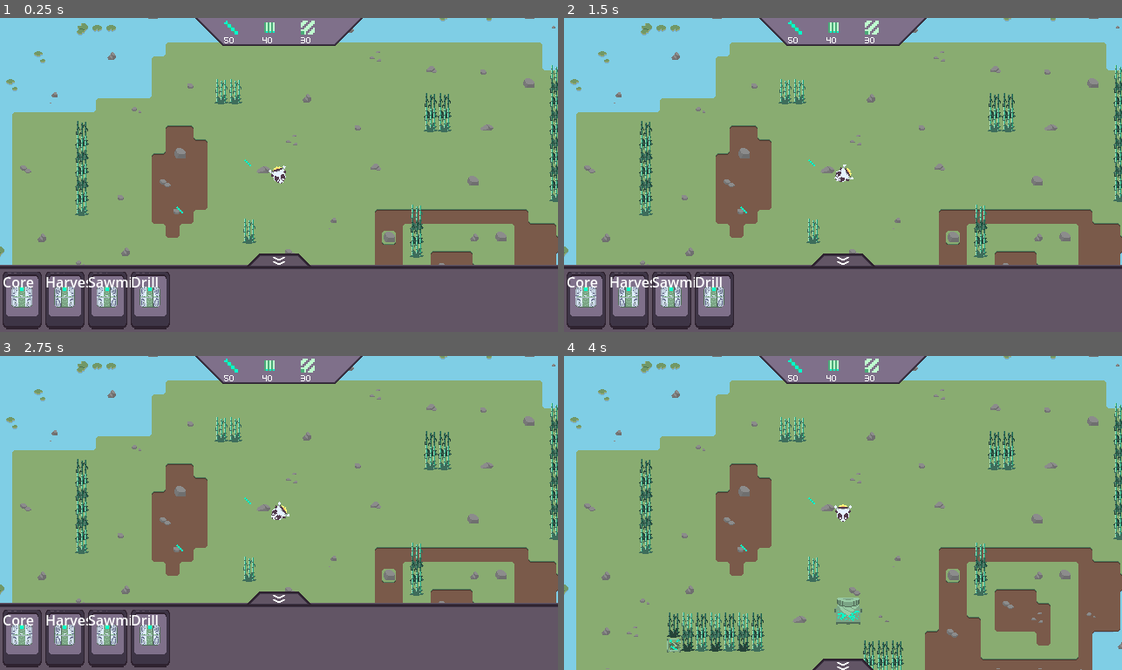
Above: before the commit, frames 1-4 (two rows, left to right).
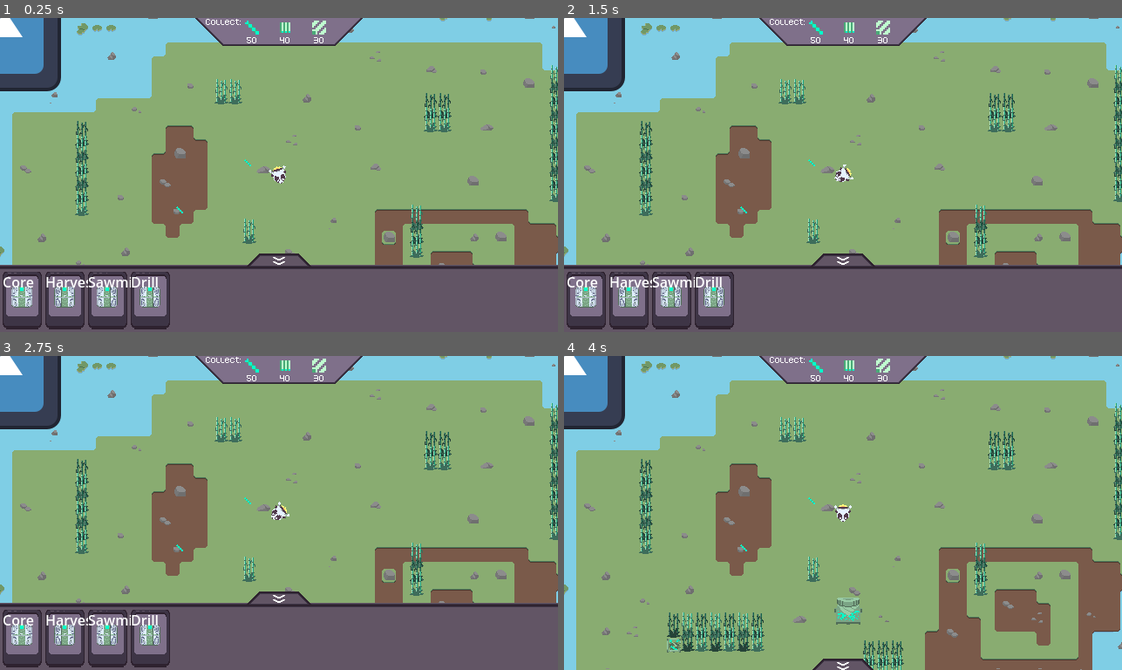
Above: after the commit, the same moments.

Repository: Hyper-Burner/GMTK-Game-Jam-2024
Game: Godot game, scene res://main.tscn
The game is run twice, just before and just after one commit, with the same random seed, the same clock (stepped at 60 frames per second) and the same inputs. The engine's default icon, where the game draws it, is replaced by a stand-in: a white triangle on a blue panel in a dark square.
Inputs (mouse positions are in pixels of both pictures, inside the frame that each line leads up to):
- Up to frame 1 (0.25 s): no input
- Up to frame 2 (1.5 s): click "Core" at 0.5 s; click "Harvester" at 1.25 s
- Up to frame 3 (2.75 s): click "Sawmill" at 2 s
- Up to frame 4 (4 s): click "Drill" at 2.75 s; click (843, 597) at 3.5 s

The runs differ from the first frame. In frame 1, 3.0% of the frame differs, in the area x 0-59%, y 0-24%; in frame 2, 3.0%; in frame 3, 3.0%; in frame 4, 3.0%.

Commit message:
core

Diff:
--- a/GUI/hotbar.gd
+++ b/GUI/hotbar.gd
@@ -11,7 +11,6 @@
 		var instance = hotbar_button.instantiate()
 		instance.set_machine_id(x)
 		$HBoxContainer.add_child(instance)
-	print(objectives[Global.planet_level])
 	for i in range(0, len(objectives[Global.planet_level])):
 		var objective_instance = objective_item.instantiate()
 		objective_instance.set_properties(objectives[Global.planet_level][i].id,objectives[Global.planet_level][i].amount)
--- a/GUI/hud.tscn
+++ b/GUI/hud.tscn
@@ -1,7 +1,8 @@
-[gd_scene load_steps=6 format=3 uid="uid://pm13kkyu1qas"]
+[gd_scene load_steps=7 format=3 uid="uid://pm13kkyu1qas"]
 
 [ext_resource type="Script" path="res://GUI/hotbar.gd" id="1_ai6h6"]
 [ext_resource type="Texture2D" uid="uid://dmqglpwabdlvt" path="res://GUI/gui.png" id="2_3t7wn"]
+[ext_resource type="FontFile" uid="uid://di3holtqvj3bm" path="res://Fonts/Kenney Pixel.ttf" id="3_rc25m"]
 
 [sub_resource type="AtlasTexture" id="AtlasTexture_cxt7b"]
 atlas = ExtResource("2_3t7wn")
@@ -68,9 +69,19 @@
 
 [node name="ObjectivesList" type="HBoxContainer" parent="Objective"]
 layout_mode = 0
-offset_left = -63.0
+offset_left = -39.0
 offset_top = -177.0
-offset_right = 65.0
+offset_right = 73.0
 offset_bottom = -151.0
 
+[node name="Label" type="Label" parent="Objective"]
+layout_mode = 0
+offset_left = -84.0
+offset_top = -182.0
+offset_right = -47.0
+offset_bottom = -159.0
+theme_override_fonts/font = ExtResource("3_rc25m")
+theme_override_font_sizes/font_size = 16
+text = "Collect:"
+
 [connection signal="pressed" from="Hotbar/TextureButton" to="Hotbar" method="_on_texture_button_pressed"]
--- a/GUI/objective_item.tscn
+++ b/GUI/objective_item.tscn
@@ -27,6 +27,7 @@
 [node name="Quantity" type="Label" parent="."]
 layout_mode = 0
 offset_top = 16.0
-offset_right = 22.0
+offset_right = 16.0
 offset_bottom = 30.0
 theme_override_fonts/font = ExtResource("3_cytii")
+horizontal_alignment = 1
--- a/Machines/core.gd
+++ b/Machines/core.gd
@@ -1,11 +1,23 @@
 extends Area2D
 
+var objectives = JSON.parse_string(FileAccess.get_file_as_string("res://TextFile/objectives.json"))
 
+@onready var storage = $StorageComponent
 # Called when the node enters the scene tree for the first time.
 func _ready() -> void:
+	storage.add_item(0)
+	storage.add_item(1)
+	print(storage.items)
+	print(objectives[Global.planet_level])
 	pass # Replace with function body.
-
 
 # Called every frame. 'delta' is the elapsed time since the previous frame.
 func _process(delta: float) -> void:
-	pass
+	check_objectives()
+
+func check_objectives():
+	for key in storage.items:
+		var value = storage.items[key]
+		if value < objectives[Global.planet_level][key].amount:
+			return false
+		pass
--- a/Machines/core.tscn
+++ b/Machines/core.tscn
@@ -1,11 +1,12 @@
-[gd_scene load_steps=5 format=3 uid="uid://07fnnrhc1lrk"]
+[gd_scene load_steps=6 format=3 uid="uid://07fnnrhc1lrk"]
 
 [ext_resource type="Script" path="res://Machines/core.gd" id="1_ih68l"]
 [ext_resource type="Texture2D" uid="uid://3whwn5s7wtck" path="res://icon.svg" id="1_tnr4x"]
 [ext_resource type="PackedScene" uid="uid://b5slr3nbkmmpb" path="res://Components/storage_component.tscn" id="2_bv250"]
+[ext_resource type="PackedScene" uid="uid://dnuc1j857gjl" path="res://Components/input_component.tscn" id="3_8mdw4"]
 
 [sub_resource type="RectangleShape2D" id="RectangleShape2D_7s2ac"]
-size = Vector2(10, 10)
+size = Vector2(129, 128)
 
 [node name="Core" type="Area2D"]
 script = ExtResource("1_ih68l")
@@ -14,9 +15,14 @@
 texture = ExtResource("1_tnr4x")
 
 [node name="CollisionShape2D" type="CollisionShape2D" parent="."]
+position = Vector2(-0.5, 0)
 shape = SubResource("RectangleShape2D_7s2ac")
 
 [node name="Marker2D" type="Marker2D" parent="."]
-position = Vector2(0, -10)
+
+[node name="InputComponent" parent="." node_paths=PackedStringArray("storage_component") instance=ExtResource("3_8mdw4")]
+storage_component = NodePath("../StorageComponent")
 
 [node name="StorageComponent" parent="." instance=ExtResource("2_bv250")]
+storage_size = 10
+stack_size = 100
--- a/TextFile/items.json
+++ b/TextFile/items.json
@@ -3,7 +3,7 @@
 		{
 			"id": 0,
 			"name": "Green_Bamboo",
-			"description": "Fast-growing and resilient, Green Bamboo is and excellent choice as manufacturing material"
+			"description": "Fast-growing and resilient, Green Bamboo is an excellent choice as manufacturing material"
 		},
 		{
 			"id": 1,
@@ -28,7 +28,7 @@
 		{
 			"id": 5,
 			"name": "Metal_Sheets",
-			"description": ""
+			"description": "Metal bamboo stamped into versatile sheets"
 		},
 		{
 			"id": 6,
@@ -43,12 +43,12 @@
 		{
 			"id": 8,
 			"name": "Spokes",
-			"description": ""
+			"description": "Its a stick"
 		},
 		{
 			"id": 9,
 			"name": "Wires",
-			"description": ""
+			"description": "Drawn wire used to carry an electrical current"
 		},
 		{
 			"id": 10,
--- a/global.gd
+++ b/global.gd
@@ -23,12 +23,12 @@
 		if inventory[i] != null and inventory[i]["name"] == item["name"]:
 			inventory[i]["quantity"] += item["quantity"]
 			inventory_updated.emit()
-			print("Item added", inventory)
+			#print("Item added", inventory)
 			return true
 		elif inventory[i] == null:
 			inventory[i] = item
 			inventory_updated.emit()
-			print("Item added", inventory)
+			#print("Item added", inventory)
 			return true
 		return false
 
--- a/inventory_ui.gd
+++ b/inventory_ui.gd
@@ -1,14 +1,16 @@
 extends Control
 
 @onready var grid_container = $GridContainer
-@onready var item_name = $ItemName
-@onready var item_desc = $ItemDescription
+@onready var item_name = $TextureRect/ItemName
+@onready var item_desc = $TextureRect/ItemDescription
+
 
 # Called when the node enters the scene tree for the first time.
 func _ready() -> void:
 	Global.inventory_updated.connect(_on_inventory_updated)
 	Global.show_details.connect(_on_show_details)
 	_on_inventory_updated()
+	$TextureRect.visible = false
 
 # Called every frame. 'delta' is the elapsed time since the previous frame.
 func _process(delta: float) -> void:
@@ -33,3 +35,7 @@
 func _on_show_details(name, desc):
 	item_name.text = name
 	item_desc.text = desc
+	if name == "":
+		$TextureRect.visible = false
+	else:
+		$TextureRect.visible = true
--- a/inventory_ui.tscn
+++ b/inventory_ui.tscn
@@ -39,20 +39,32 @@
 theme_override_constants/v_separation = 14
 columns = 5
 
-[node name="ItemName" type="Label" parent="."]
-layout_mode = 0
-offset_left = 485.0
-offset_top = 38.0
-offset_right = 635.0
-offset_bottom = 96.0
+[node name="TextureRect" type="ColorRect" parent="."]
+layout_mode = 2
+offset_left = 490.0
+offset_top = 32.0
+offset_right = 633.0
+offset_bottom = 303.0
+color = Color(0.501961, 0.709804, 0.847059, 0.72549)
+
+[node name="ItemName" type="Label" parent="TextureRect"]
+layout_mode = 2
+offset_left = 5.0
+offset_top = 2.0
+offset_right = 137.0
+offset_bottom = 52.0
+grow_horizontal = 2
+size_flags_horizontal = 0
 theme_override_fonts/font = ExtResource("3_ttpwv")
+theme_override_font_sizes/font_size = 14
 
-[node name="ItemDescription" type="Label" parent="."]
-layout_mode = 0
-offset_left = 485.0
-offset_top = 105.0
-offset_right = 634.0
-offset_bottom = 301.0
+[node name="ItemDescription" type="Label" parent="TextureRect"]
+layout_mode = 2
+offset_left = 9.0
+offset_top = 42.0
+offset_right = 135.0
+offset_bottom = 270.0
+grow_horizontal = 2
 theme_override_fonts/font = ExtResource("4_ww773")
 theme_override_font_sizes/font_size = 24
-autowrap_mode = 2
+autowrap_mode = 3
--- a/machines.json
+++ b/machines.json
@@ -1,230 +1,230 @@
 {
-    "machines":[
-        {
-            "id": 0,
-            "name": "Core"
-        },
-        {
-            "id": 1,
-            "name": "Harvester",
-            "cost": [
-                {"type": "Green Bamboo", "amount": 30}
-            ],
-            "action_delay": 10,
-            "input": null,
-            "output": {"type": "Green Bamboo", "amount": 1},
-            "size_x": 1,
-            "size_y": 1
-        },
-        {
-            "id": 2,
-            "name": "Sawmill",
-            "cost": [
-                {"type": "Green Bamboo", "amount": 10}
-            ],
-            "action_delay": 10,
-            "input": [
-                {"type":"Green Bamboo", "amount": 1}
-            ],
-            "output": {"type" : "Bamboo Planks", "amount" : 1},
-            "size_x": 2,
-            "size_y": 1
-        },
-        {
-            "id": 3,
-            "name": "Drill",
-            "cost": [
-                {"type": "Green Bamboo", "amount": 10},
-                {"type": "Bamboo Planks","amount": 5}
-            ],
-
-            "action_delay": 10,
-            "input": [
-                {"type":"Green Bamboo", "amount": 1}
-            ],
-            "output": {"type" : "Bamboo Pipes", "amount" : 1},
-            "size_x": 2,
-            "size_y": 2
-        },
-        {
-            "id": 4,
-            "name": "Conveyor Belt",
-            "cost": [
-                {"type": "Green Bamboo", "amount": 10},
-                {"type": "Bamboo Planks","amount": 5}
-            ],
-            "action_delay": 10,
-            "input": null,
-            "output": null,
-            "size_x": 1,
-            "size_y": 1
-        },
-        {
-            "id": 5,
-            "name": "Hydraulic Press",
-            "cost": [
-                {"type": "Green Bamboo", "amount": 100},
-                {"type": "Metal Bamboo","amount": 30}
-            ],
-            "action_delay": 10,
-            "input": [
-                {"type": "Metal Bamboo", "amount": "1"}
-            ],
-            "output": {"type": "Bamboo Sheets", "amount":1},
-            "size_x": 2,
-            "size_y": 2
-        },
-        {
-            "id": 6,
-            "name": "Smelter",
-            "cost": [
-                {"type": "Bamboo Sheets", "amount": 20},
-                {"type": "Metal Bamboo","amount": 50}
-            ],
-            "action_delay": 10,
-            "input": [
-                {"type": "Metal Bamboo", "amount": "1"}
-            ],
-            "output": {"type": "Bamboo Rods", "amount":1},
-            "size_x": 2,
-            "size_y": 2
-        },
-        {
-            "id": 7,
-            "name": "Boiler",
-            "cost": [
-                {"type": "Bamboo Sheets", "amount": 5},
-                {"type": "Metal Bamboo","amount": 50},
-                {"type": "Bamboo Rods","amount": 10}
-            ],
-            "action_delay": 10,
-            "input": [
-                {"type": "Sticky Bamboo", "amount": "1"}
-            ],
-            "output": {"type": "Glue", "amount":1},
-            "size_x": 3,
-            "size_y": 2
-        },
-        {
-            "id": 8,
-            "name": "Forge",
-            "cost": [
-                {"type": "Metal Sheets", "amount": 20},
-                {"type": "Metal Bamboo","amount": 75},
-                {"type": "Bamboo Rods","amount": 20}
-            ],
-            "action_delay": 10,
-            "input": [
-                {"type": "Bamboo Rods", "amount": 10},
-                {"type": "Metal Sheets", "amount": 10},
-                {"type": "Glue", "amount": 20}
-            ],
-            "output": {"type": "Spacecraft Hull", "amount":1},
-            "size_x": 4,
-            "size_y": 4
-        },
-        {
-            "id": 9,
-            "name": "Spoke Machine",
-            "cost": [
-                {"type": "Bamboo Planks", "amount": 50},
-                {"type": "Metal Bamboo","amount": 50},
-                {"type": "Bamboo Rods","amount": 20},
-                {"type": "Bamboo Sheets","amount": 20}
-            ],
-            "action_delay": 10,
-            "input": [
-                {"type": "Bamboo Planks", "amount": 5}
-
-            ],
-            "output": {"type": "Spokes", "amount": 2},
-            "size_x": 1,
-            "size_y": 1
-        },
-        {
-            "id": 10,
-            "name": "Rolling Machine",
-            "cost": [
-                {"type": "Bamboo Planks", "amount": 100},
-                {"type": "Metal Bamboo","amount": 10},
-                {"type": "Bamboo Sheets","amount": 10}
-            ],
-            "action_delay": 10,
-            "input": [
-                {"type": "Bamboo Rods", "amount": 5}
-
-            ],
-            "output": {"type": "Screws", "amount": 10},
-            "size_x": 2,
-            "size_y": 1
-        },
-        {
-            "id": 11,
-            "name": "Electronics Fabricator",
-            "cost": [
-                {"type": "Bamboo Planks", "amount": 100},
-                {"type": "Metal Bamboo","amount": 10},
-                {"type": "Bamboo Sheets","amount": 10}
-            ],
-            "action_delay": 10,
-            "input": [
-                {"type": "Glue", "amount": 5},
-                {"type": "Bamboo Planks", "amount": 5},
-                {"type": "Wire", "amount": 5}
-
-            ],
-            "output": {"type": "Printed Circuit Board", "amount": 1},
-            "size_x": 3,
-            "size_y": 3
-        },
-        {
-            "id": 12,
-            "name": "Wiremill",
-            "cost": [
-                {"type": "Bamboo Planks", "amount": 30},
-                {"type": "Metal Bamboo","amount": 80},
-                {"type": "Bamboo Rods","amount": 10}
-            ],
-            "action_delay": 10,
-            "input": [
-                {"type": "Bamboo Sheets", "amount": 5}
-            ],
-            "output": {"type": "Wires", "amount": 5},
-            "size_x": 1,
-            "size_y": 1
-        },
-        {
-            "id": 13,
-            "name": "Thruster Assembler",
-            "cost": [
-
-            ],
-            "action_delay": 10,
-            "input": [
-                {"type": "Bamboo Pipes", "amount": 30},
-                {"type": "Fuel","amount": 10},
-                {"type": "Screws","amount": 10}
-            ],
-            "output": {"type": "Thruster", "amount": 1},
-            "size_x": 3,
-            "size_y": 3
-        },
-        {
-            "id": 14,
-            "name": "Fuel Refinery",
-            "cost": [
-
-            ],
-            "action_delay": 10,
-            "input": [
-                {"type": "Sticky Bamboo", "amount": 10},
-                {"type": "Green Bamboo","amount": 10}
-            ],
-            "output": {"type": "Fuel", "amount": 1},
-            "size_x": 2,
-            "size_y": 2
-        }
-
-
-    ]
+	"machines":[
+		{
+			"id": 0,
+			"name": "Core"
+		},
+		{
+			"id": 1,
+			"name": "Harvester",
+			"cost": [
+				{"type": "Green Bamboo", "amount": 30}
+			],
+			"action_delay": 10,
+			"input": null,
+			"output": {"type": "Green Bamboo", "amount": 1},
+			"size_x": 1,
+			"size_y": 1
+		},
+		{
+			"id": 2,
+			"name": "Sawmill",
+			"cost": [
+				{"type": "Green Bamboo", "amount": 10}
+			],
+			"action_delay": 10,
+			"input": [
+				{"type":"Green Bamboo", "amount": 1}
+			],
+			"output": {"type" : "Bamboo Planks", "amount" : 1},
+			"size_x": 2,
+			"size_y": 1
+		},
+		{
+			"id": 3,
+			"name": "Drill",
+			"cost": [
+				{"type": "Green Bamboo", "amount": 10},
+				{"type": "Bamboo Planks","amount": 5}
+			],
+
+			"action_delay": 10,
+			"input": [
+				{"type":"Green Bamboo", "amount": 1}
+			],
+			"output": {"type" : "Bamboo Pipes", "amount" : 1},
+			"size_x": 2,
+			"size_y": 2
+		},
+		{
+			"id": 4,
+			"name": "Conveyor Belt",
+			"cost": [
+				{"type": "Green Bamboo", "amount": 10},
+				{"type": "Bamboo Planks","amount": 5}
+			],
+			"action_delay": 10,
+			"input": null,
+			"output": null,
+			"size_x": 1,
+			"size_y": 1
+		},
+		{
+			"id": 5,
+			"name": "Hydraulic Press",
+			"cost": [
+				{"type": "Green Bamboo", "amount": 100},
+				{"type": "Metal Bamboo","amount": 30}
+			],
+			"action_delay": 10,
+			"input": [
+				{"type": "Metal Bamboo", "amount": "1"}
+			],
+			"output": {"type": "Bamboo Sheets", "amount":1},
+			"size_x": 2,
+			"size_y": 2
+		},
+		{
+			"id": 6,
+			"name": "Smelter",
+			"cost": [
+				{"type": "Bamboo Sheets", "amount": 20},
+				{"type": "Metal Bamboo","amount": 50}
+			],
+			"action_delay": 10,
+			"input": [
+				{"type": "Metal Bamboo", "amount": "1"}
+			],
+			"output": {"type": "Bamboo Rods", "amount":1},
+			"size_x": 2,
+			"size_y": 2
+		},
+		{
+			"id": 7,
+			"name": "Boiler",
+			"cost": [
+				{"type": "Bamboo Sheets", "amount": 5},
+				{"type": "Metal Bamboo","amount": 50},
+				{"type": "Bamboo Rods","amount": 10}
+			],
+			"action_delay": 10,
+			"input": [
+				{"type": "Sticky Bamboo", "amount": "1"}
+			],
+			"output": {"type": "Glue", "amount":1},
+			"size_x": 3,
+			"size_y": 2
+		},
+		{
+			"id": 8,
+			"name": "Forge",
+			"cost": [
+				{"type": "Metal Sheets", "amount": 20},
+				{"type": "Metal Bamboo","amount": 75},
+				{"type": "Bamboo Rods","amount": 20}
+			],
+			"action_delay": 10,
+			"input": [
+				{"type": "Bamboo Rods", "amount": 10},
+				{"type": "Metal Sheets", "amount": 10},
+				{"type": "Glue", "amount": 20}
+			],
+			"output": {"type": "Spacecraft Hull", "amount":1},
+			"size_x": 4,
+			"size_y": 4
+		},
+		{
+			"id": 9,
+			"name": "Spoke Machine",
+			"cost": [
+				{"type": "Bamboo Planks", "amount": 50},
+				{"type": "Metal Bamboo","amount": 50},
+				{"type": "Bamboo Rods","amount": 20},
+				{"type": "Bamboo Sheets","amount": 20}
+			],
+			"action_delay": 10,
+			"input": [
+				{"type": "Bamboo Planks", "amount": 5}
+
+			],
+			"output": {"type": "Spokes", "amount": 2},
+			"size_x": 1,
+			"size_y": 1
+		},
+		{
+			"id": 10,
+			"name": "Rolling Machine",
+			"cost": [
+				{"type": "Bamboo Planks", "amount": 100},
+				{"type": "Metal Bamboo","amount": 10},
+				{"type": "Bamboo Sheets","amount": 10}
+			],
+			"action_delay": 10,
+			"input": [
+				{"type": "Bamboo Rods", "amount": 5}
+
+			],
+			"output": {"type": "Screws", "amount": 10},
+			"size_x": 2,
+			"size_y": 1
+		},
+		{
+			"id": 11,
+			"name": "Electronics Fabricator",
+			"cost": [
+				{"type": "Bamboo Planks", "amount": 100},
+				{"type": "Metal Bamboo","amount": 10},
+				{"type": "Bamboo Sheets","amount": 10}
+			],
+			"action_delay": 10,
+			"input": [
+				{"type": "Glue", "amount": 5},
+				{"type": "Bamboo Planks", "amount": 5},
+				{"type": "Wire", "amount": 5}
+
+			],
+			"output": {"type": "Printed Circuit Board", "amount": 1},
+			"size_x": 3,
+			"size_y": 3
+		},
+		{
+			"id": 12,
+			"name": "Wiremill",
+			"cost": [
+				{"type": "Bamboo Planks", "amount": 30},
+				{"type": "Metal Bamboo","amount": 80},
+				{"type": "Bamboo Rods","amount": 10}
+			],
+			"action_delay": 10,
+			"input": [
+				{"type": "Bamboo Sheets", "amount": 5}
+			],
+			"output": {"type": "Wires", "amount": 5},
+			"size_x": 1,
+			"size_y": 1
+		},
+		{
+			"id": 13,
+			"name": "Thruster Assembler",
+			"cost": [
+
+			],
+			"action_delay": 10,
+			"input": [
+				{"type": "Bamboo Pipes", "amount": 30},
+				{"type": "Fuel","amount": 10},
+				{"type": "Screws","amount": 10}
+			],
+			"output": {"type": "Thruster", "amount": 1},
+			"size_x": 3,
+			"size_y": 3
+		},
+		{
+			"id": 14,
+			"name": "Fuel Refinery",
+			"cost": [
+
+			],
+			"action_delay": 10,
+			"input": [
+				{"type": "Sticky Bamboo", "amount": 10},
+				{"type": "Green Bamboo","amount": 10}
+			],
+			"output": {"type": "Fuel", "amount": 1},
+			"size_x": 2,
+			"size_y": 2
+		}
+
+
+	]
 }
--- a/main.tscn
+++ b/main.tscn
@@ -1,7 +1,8 @@
-[gd_scene load_steps=6 format=3 uid="uid://c6aadg2b6nnrx"]
+[gd_scene load_steps=7 format=3 uid="uid://c6aadg2b6nnrx"]
 
 [ext_resource type="PackedScene" uid="uid://dc4s3nwak41h6" path="res://player.tscn" id="1_l3dcw"]
 [ext_resource type="Script" path="res://camera.gd" id="2_e6tcn"]
+[ext_resource type="PackedScene" uid="uid://07fnnrhc1lrk" path="res://Machines/core.tscn" id="3_dgrky"]
 [ext_resource type="PackedScene" uid="uid://bfsas7b02yyqi" path="res://Classes/Items.tscn" id="3_mwm2t"]
 [ext_resource type="PackedScene" uid="uid://b01olnb7krwbh" path="res://Planets/Planet1.tscn" id="4_mv4i6"]
 [ext_resource type="PackedScene" uid="uid://pm13kkyu1qas" path="res://GUI/hud.tscn" id="6_58lc4"]
@@ -22,6 +23,8 @@
 [node name="FollowMouseSprite" type="Sprite2D" parent="resource2/FollowMouse2"]
 self_modulate = Color(0.497474, 0.497474, 0.497474, 1)
 
+[node name="Core" parent="." instance=ExtResource("3_dgrky")]
+
 [node name="PC" parent="." instance=ExtResource("1_l3dcw")]
 position = Vector2(314, 160)
 
